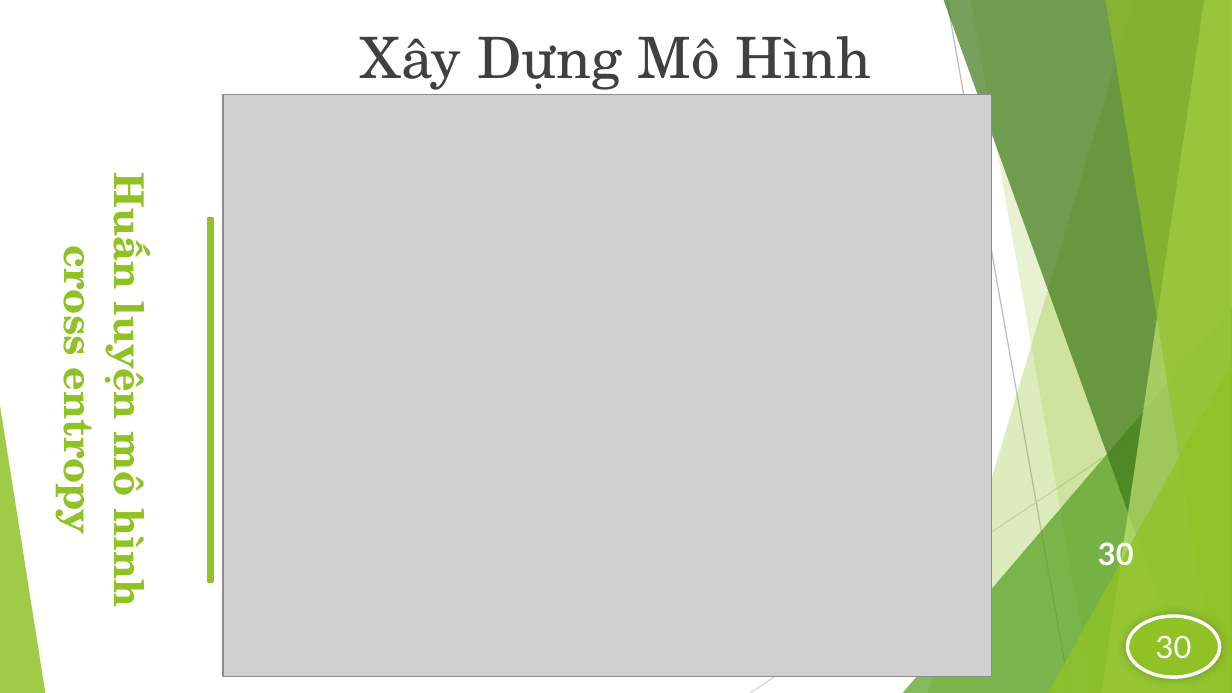
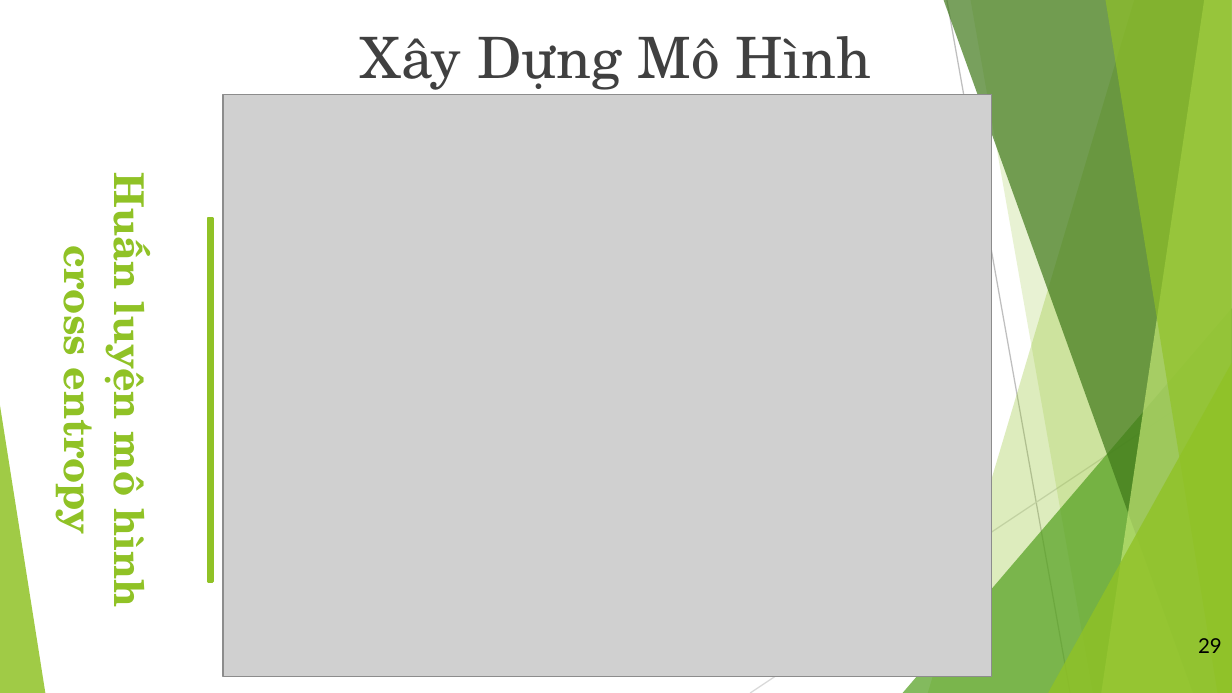
Before and after one commit to vanvibig/BaoCaoLuanVan, a slide deck: slide 29 of LVTN_Vi.pptx (slide 30 before the commit). Drawn at 1232x693 pixels with LibreOffice and Linux fonts; fonts in the diff are those of the drawing; grey boxes stand for pictures. Boxes give left, top, right and bottom in pixels: in the first picture for what was removed or moved away, otherwise in the second. Text is boxed around its words. In the diff, an @@ line names an element or a change of style, - is before the commit and + after.

```diff
--- a/LVTN_Vi.pptx
+++ b/LVTN_Vi.pptx
@@ page number removed at [1098,542,1134,566] @@
-30
@@ ellipse removed at [1127,616,1220,678] @@
-30
@@ page number at [1198,638,1222,653]: text changed; size 16 to 12 pt; text colour #90C226 to #000000 @@
-30
+29
```
Also in this commit, not shown: 37 other slides changed, 1 slide removed, 3 other files.
